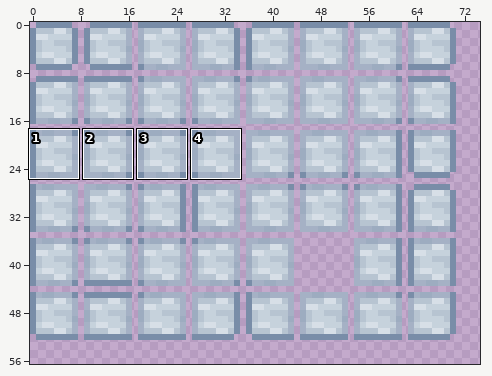
A pixel-art file gets an edit: Assets/_UntitledDeepSeaGame/_Content/_Art/_Texture/_Tiles/TX_Tileset_TitaniumPlate.aseprite. The first picture is a wide view before the edit; the outline marks the close-up.
Close-up. First the earlier version:
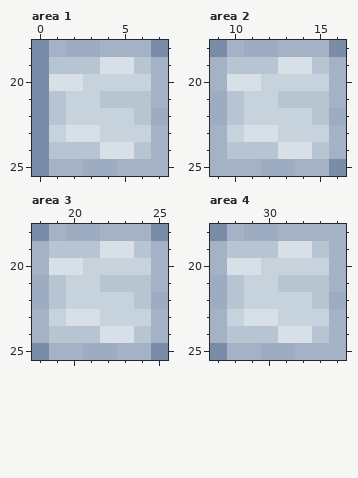
80x64 pixels, 1 frame. Colours within 5 levels of each other are drawn and written as one. Shown: area 1: x 0..7, y 18..25; area 2: x 9..16, y 18..25; area 3: x 18..25, y 18..25; area 4: x 27..34, y 18..25. The wide view leaves out empty margins. The commit also changed other parts of the picture, which this record leaves out.
And afterwards:
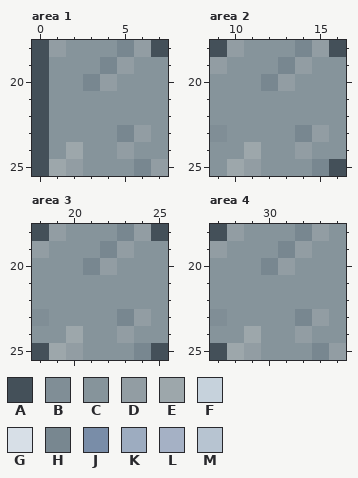
Palette (. is transparent): A #445059  B #808e96  C #86949b  D #929da3  E #9da7ab  F #c6d2dc  G #d7dfe7  H #788790  J #798da8  K #9dacc0  L #a5b1c5  M #b7c4d1
Changes in this commit:
Changed rows in their new state; - is an unchanged pixel.
Area 1, layer "TitaniumOre":
first column x 0:
18 ADCCCHDA
19 ACCCHDCC
20 ACCHDCCC
21 ACCCCCCC
22 ACCCCCCC
23 ACCCCHDC
24 ACECCDCC
25 AEDCCCHD
Area 2, layer "TitaniumOre":
first column x 9:
18 ADCCCHDA
19 DCCCHDCC
20 CCCHDCCC
21 CCCCCCCC
22 CCCCCCCC
23 BCCCCHDC
24 CCECCDCC
25 CEDCCCHA
Area 3, layer "TitaniumOre":
first column x 18:
18 ADCCCHDA
19 DCCCHDCC
20 CCCHDCCC
21 CCCCCCCC
22 CCCCCCCC
23 BCCCCHDC
24 CCECCDCC
25 AEDCCCHA
Area 4, layer "TitaniumOre":
first column x 27:
18 ADCCCHDC
19 DCCCHDCC
20 CCCHDCCC
21 CCCCCCCC
22 CCCCCCCC
23 BCCCCHDC
24 CCECCDCC
25 AEDCCCHD
Where, in picture pixels (left, top, right, bottom), the same in both close-ups:
changed: (32, 40, 168, 176)
changed: (210, 40, 346, 176)
changed: (32, 224, 168, 360)
changed: (210, 224, 346, 360)
